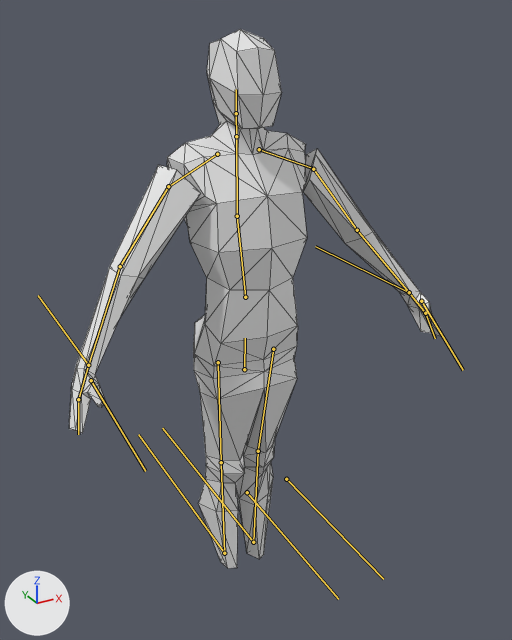
One commit to the glTF model Models/Player/myNewPlayer.glb: the scene before it, then after it.
Rendered twice from a 50 mm lens placed at (-2.27, -4.27, 2.24), pointed at (0.15, 0.13, 0.04). Arrows for +X, +Y and +Z are at lower left; the lights stay in place. The bones that bend it are drawn over the model as lines. Mesh edges are drawn as thin lines.
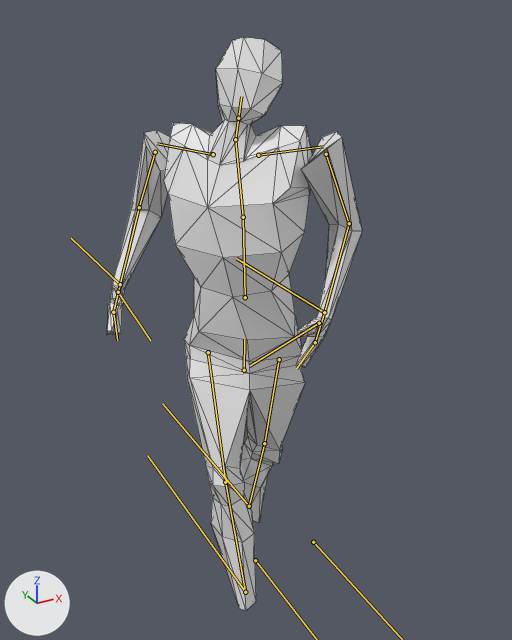
The newer file adds an action. The first version stands in its rest pose; the second is drawn at frame 2 of the action 'Hit'.

Location of each change, [x1, y1, x2, y2] in pixels of the pictures (512 x 640 px):
'Cube.001', posed (6% taller): before [167, 29, 307, 568]; after [164, 37, 312, 611]
'Cube', posed (32% narrower, 16% shorter): before [69, 149, 443, 433]; after [107, 130, 362, 368]
bone 'Bone', root to tip: before (244, 369) to (245, 338); after (244, 370) to (244, 339)
bone 'Bone.001', root to tip: before (245, 297) to (237, 216); after (245, 297) to (243, 217)
bone 'Bone.002', root to tip: before (237, 216) to (236, 136); after (243, 217) to (235, 139)
bone 'Bone.003', root to tip: before (236, 136) to (236, 113); after (235, 139) to (238, 118)
bone 'Bone.004', root to tip: before (236, 113) to (236, 89); after (238, 118) to (241, 96)
bone 'Bone.007.L', root to tip: before (259, 149) to (312, 168); after (258, 155) to (323, 146)
bone 'Bone.009.L', root to tip: before (313, 169) to (357, 230); after (326, 154) to (349, 223)
bone 'Bone.010.L', root to tip: before (357, 230) to (409, 292); after (349, 223) to (324, 312)
bone 'Bone.007.R', root to tip: before (217, 154) to (169, 186); after (213, 154) to (157, 143)
bone 'Bone.009.R', root to tip: before (168, 186) to (120, 266); after (155, 152) to (139, 207)
bone 'Bone.010.R', root to tip: before (120, 266) to (88, 365); after (139, 207) to (120, 284)
bone 'Bone.005.L', root to tip: before (273, 349) to (258, 451); after (279, 359) to (264, 443)
bone 'Bone.006.L', root to tip: before (258, 451) to (253, 542); after (264, 443) to (249, 506)
bone 'Bone.005.R', root to tip: before (218, 362) to (221, 462); after (208, 352) to (225, 482)
bone 'Bone.006.R', root to tip: before (221, 462) to (224, 553); after (225, 482) to (245, 592)

The change in detail:
Bone 'Bone' (bone_bone) moves from (0.0, 0.0, 0.0) to (-0.001, -0.008, -0.007).
Bone 'Bone' (bone_bone) turns from (0, 0, 0) to (0, -23, 0) degrees about its own x, y and z.
Bone 'Bone.001' (bone_bone_001) turns from (0, 0, 0) to (6, -23, -1) degrees about its own x, y and z.
Bone 'Bone.002' (bone_bone_002) turns from (0, 0, 0) to (0, -23, 0) degrees about its own x, y and z.
Bone 'Bone.003' (bone_bone_003) turns from (0, 0, 0) to (-49, 37, -18) degrees about its own x, y and z.
Bone 'Bone.004' (bone_bone_004) turns from (0, 0, 0) to (0, 17, 0) degrees about its own x, y and z.
Bone 'Bone.007.L' (bone_bone_007_l) turns from (0, 0, 0) to (-14, 10, 24) degrees about its own x, y and z.
Bone 'Bone.009.L' (bone_bone_009_l) moves from (0.0, 0.0, 0.0) to (0.003, 0.025, 0.045).
Bone 'Bone.009.L' (bone_bone_009_l) turns from (0, 0, 0) to (-11, 12, -54) degrees about its own x, y and z.
Bone 'Bone.010.L' (bone_bone_010_l) turns from (0, 0, 0) to (48, 6, -6) degrees about its own x, y and z.
Bone 'Bone.007.R' (bone_bone_007_r) turns from (0, 0, 0) to (-23, -16, -23) degrees about its own x, y and z.
Bone 'Bone.009.R' (bone_bone_009_r) moves from (0.0, 0.0, 0.0) to (-0.03, 0.041, 0.042).
Bone 'Bone.009.R' (bone_bone_009_r) turns from (0, 0, 0) to (9, -16, 34) degrees about its own x, y and z.
Bone 'Bone.010.R' (bone_bone_010_r) turns from (0, 0, 0) to (62, -6, -16) degrees about its own x, y and z.
Bone 'Bone.005.L' (bone_bone_005_l) moves from (0.0, 0.0, 0.0) to (-0.06, 0.0, 0.0).
Bone 'Bone.005.L' (bone_bone_005_l) turns from (0, 0, 0) to (-5, -42, -7) degrees about its own x, y and z.
Bone 'Bone.006.L' (bone_bone_006_l) turns from (0, 0, 0) to (-1, -1, -8) degrees about its own x, y and z.
Bone 'Bone.005.R' (bone_bone_005_r) moves from (0.0, 0.0, 0.0) to (-0.071, 0.009, -0.061).
Bone 'Bone.005.R' (bone_bone_005_r) turns from (0, 0, 0) to (13, 19, -28) degrees about its own x, y and z.
Bone 'Bone.006.R' (bone_bone_006_r) turns from (0, 0, 0) to (-7, 2, 22) degrees about its own x, y and z.
